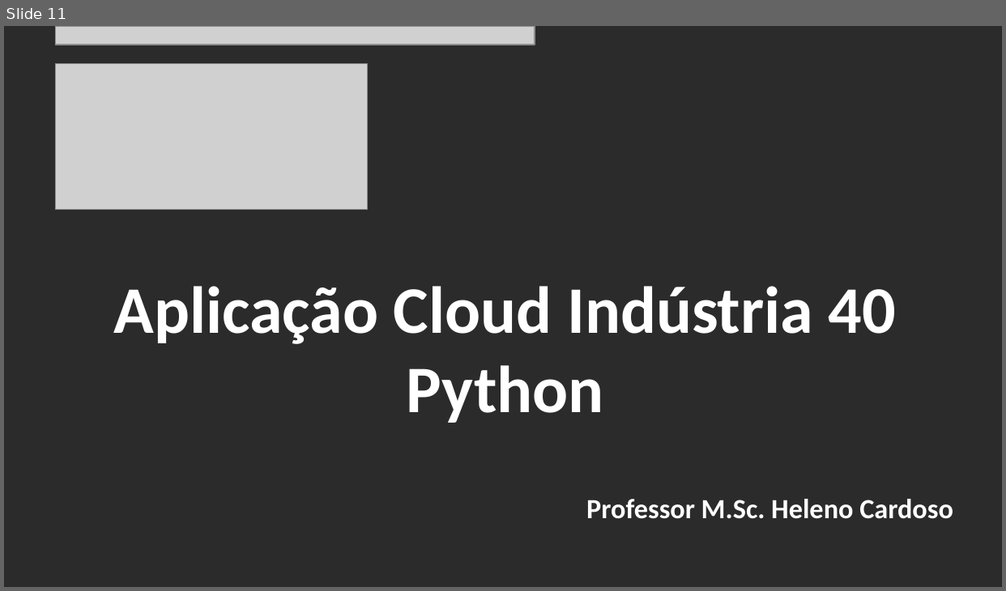
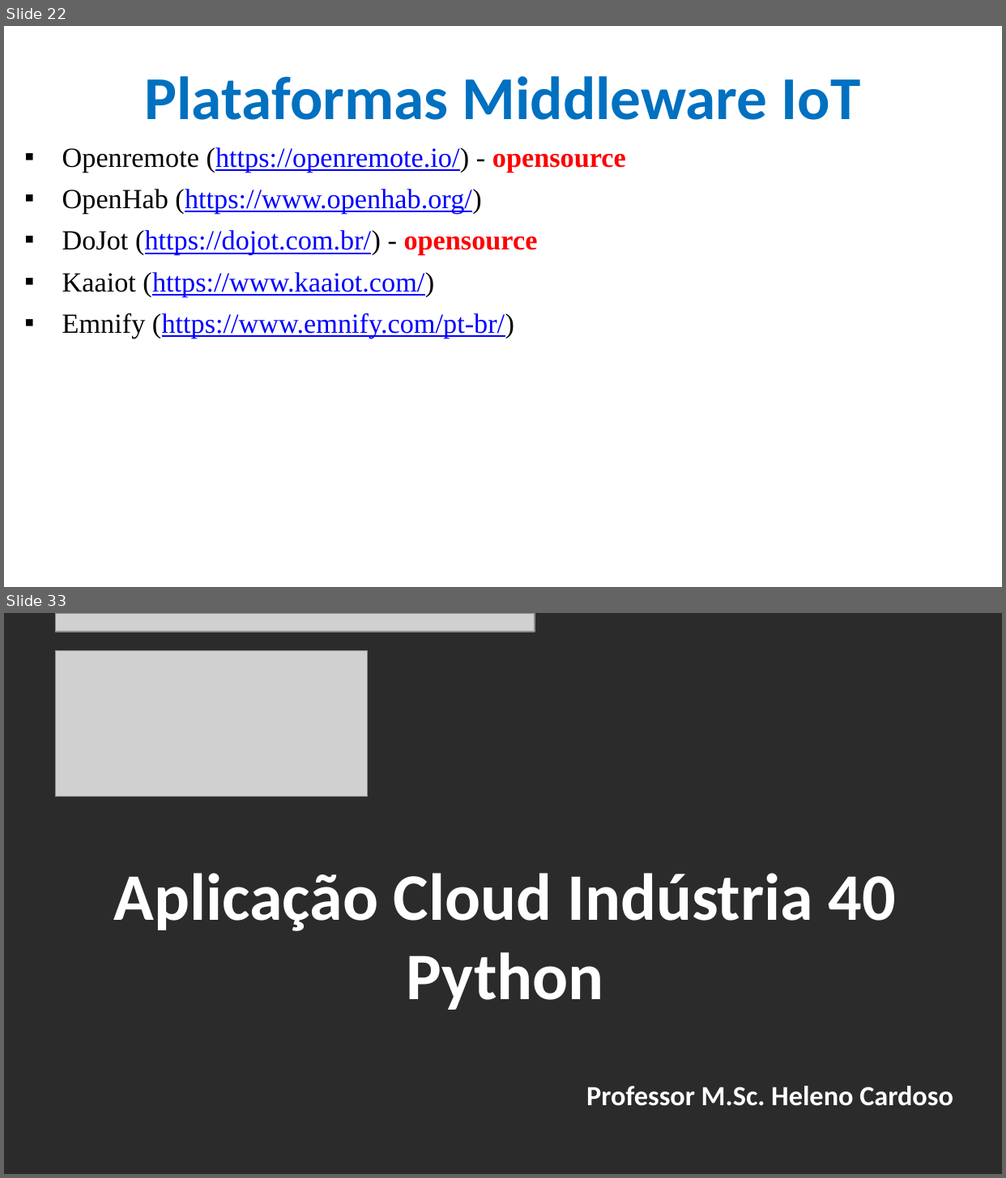
Before and after one commit to CloudEducationBrazil/WydenArea1AplicacaoCloudIndustria40Python, a slide deck: 01 Classes/Aula 02 - Aplicação Cloud Indústria 40 Python.pptx. Shown one above the other, each under a label of ours: slide 11 before the commit, slides 22 and 33 after it; the slides between them are not shown. The pictures are 1006x591 and 1006x1178 pixels, drawn with LibreOffice and Linux fonts; fonts in the diff are those of the drawing; grey boxes stand for pictures; background and template pictures are left out; a plain dark background stands for a picture behind light text. Boxes give left, top, right and bottom in pixels: in the first picture for what was removed or moved away, otherwise in the second. Text is boxed around its words. In the diff, an @@ line names an element or a change of style, - is before the commit and + after.

```diff
--- a/01 Classes/Aula 02 - Aplicação Cloud Indústria 40 Python.pptx
+++ b/01 Classes/Aula 02 - Aplicação Cloud Indústria 40 Python.pptx
@@ slide 22 added at (x1=4, y1=26, x2=1002, y2=587), background picture (left out) @@
@@ title added at (x1=144, y1=76, x2=861, y2=120), 44 pt, text #0070C0, bold @@
+Plataformas Middleware IoT
@@ text added at (x1=62, y1=148, x2=626, y2=339), 20 pt, text #0000FF, underline @@
+▪ Openremote (https://openremote.io/) - opensource
+▪ OpenHab (https://www.openhab.org/)
+▪ DoJot (https://dojot.com.br/) - opensource
+▪ Kaaiot (https://www.kaaiot.com/)
+▪ Emnify (https://www.emnify.com/pt-br/)
@@ what was slide 11 is now slide 33 @@
```
Also in this commit, not shown: 8 slides changed, 21 other slides added, 2 other files.
